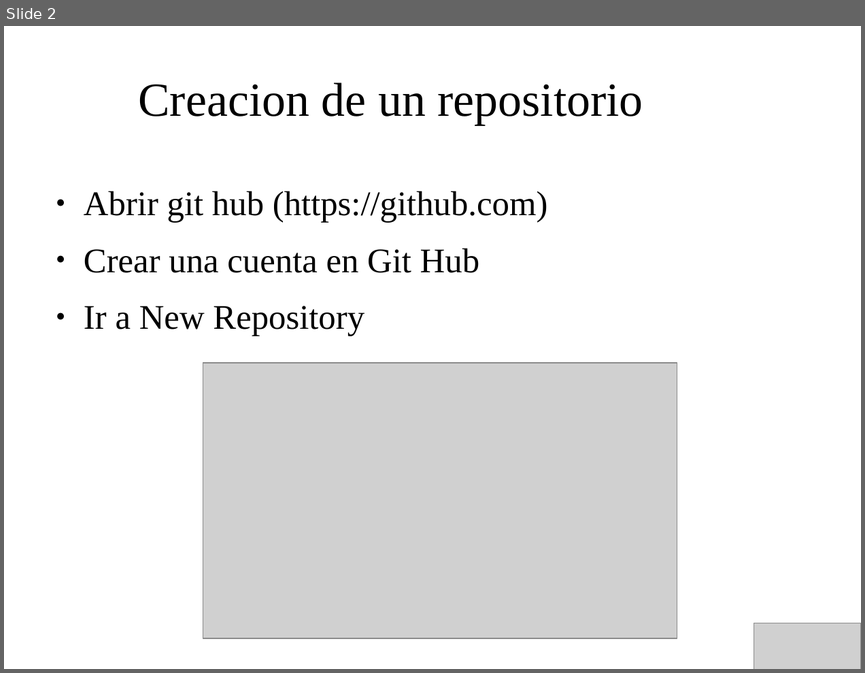
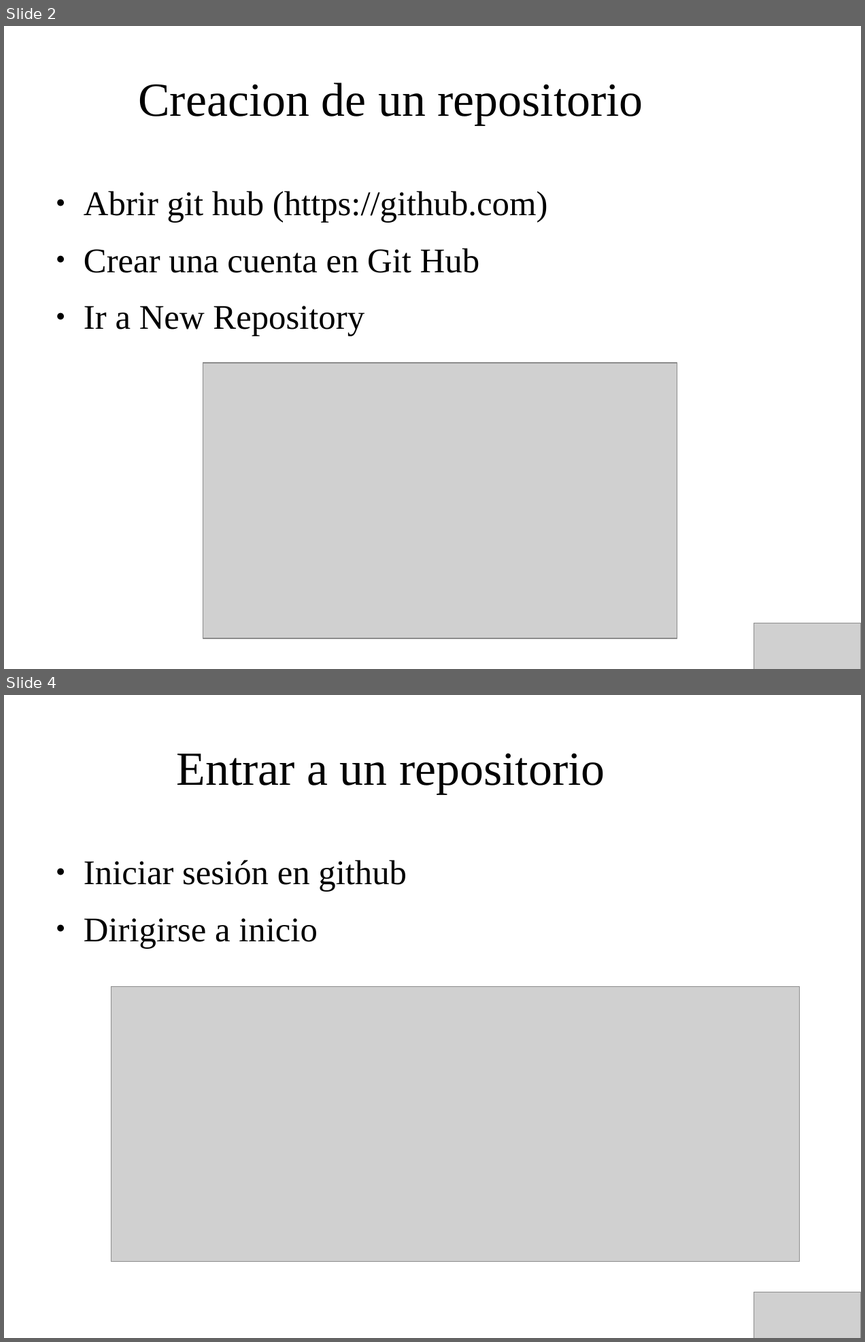
Before and after one commit to IllanPedro/Hardware, a slide deck: CursoGIT,GITHUB,SOURCETREE/Precentacion_GitHub.odp. Shown one above the other, each under a label of ours: slide 2 before the commit, slides 2 and 4 after it; the slides between them are not shown. The pictures are 865x673 and 865x1342 pixels, drawn with LibreOffice and Linux fonts; fonts in the diff are those of the drawing; grey boxes stand for pictures; background and template pictures are left out. Boxes give left, top, right and bottom in pixels: in the first picture for what was removed or moved away, otherwise in the second. Text is boxed around its words. In the diff, an @@ line names an element or a change of style, - is before the commit and + after.

Commit message:
avance 1 curso github

```diff
--- a/CursoGIT,GITHUB,SOURCETREE/Precentacion_GitHub.odp
+++ b/CursoGIT,GITHUB,SOURCETREE/Precentacion_GitHub.odp
@@ slide 4 added at box(4, 695, 861, 1338), background picture (left out) @@
@@ title added at box(177, 753, 604, 794), 44 pt, text #000000 @@
+Entrar a un repositorio
@@ text added at box(84, 860, 407, 948), 32 pt, text #000000 @@
+● Iniciar sesión en github
+● Dirigirse a inicio
@@ picture added at box(111, 987, 800, 1262) @@
@@ picture added at box(754, 1292, 861, 1338) @@
```
Also in this commit, not shown: 5 other slides added, 1 slide removed, 1 other file.
